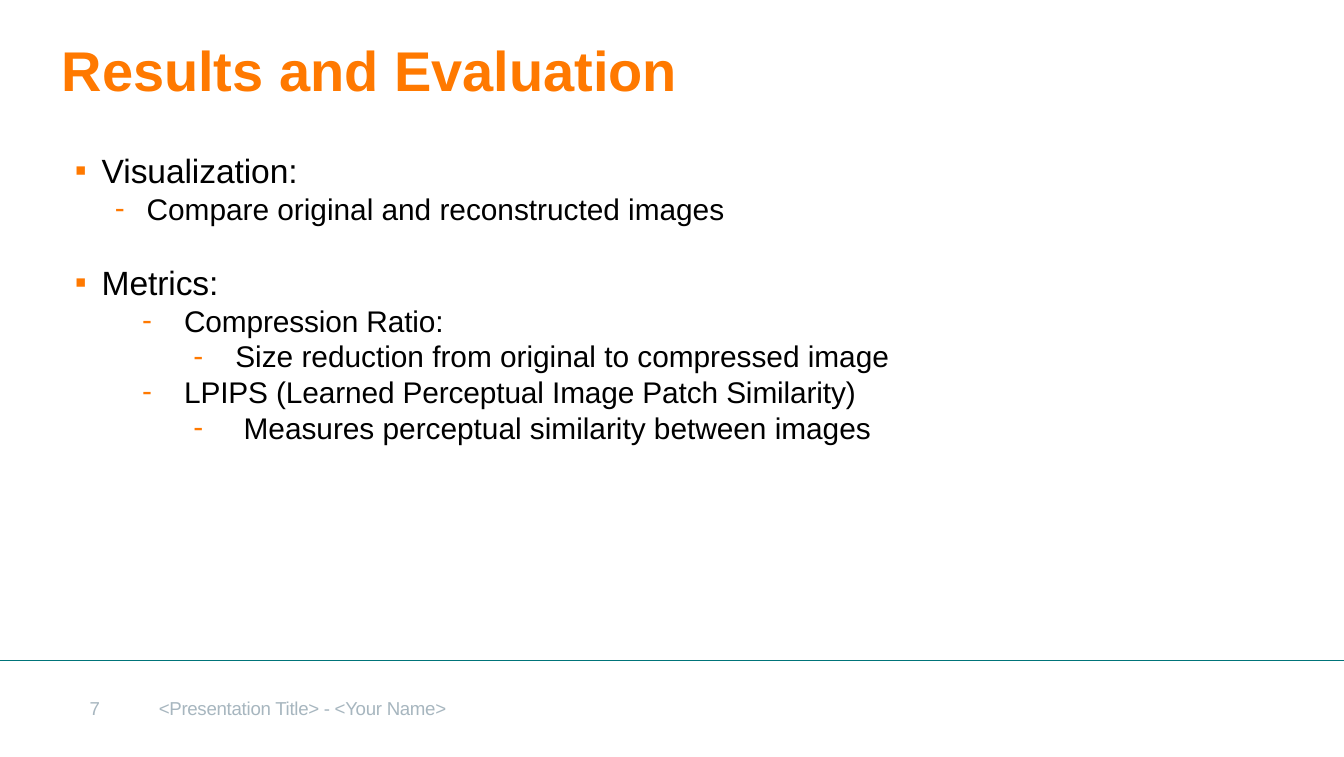
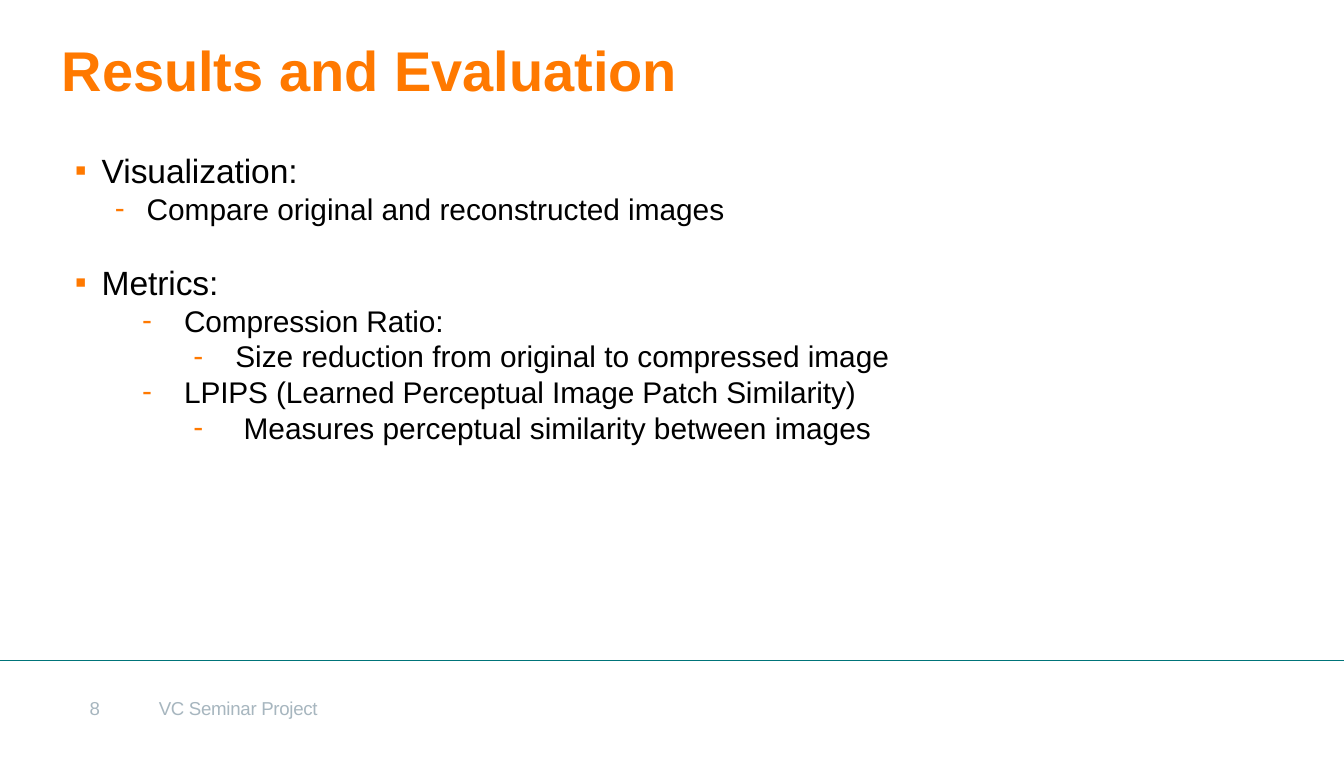
Before and after one commit to atifiqbal37/VC_Seminar_Project, a slide deck: slide 8 of VC_Seminar_Project_slides.pptx (slide 7 before the commit). Drawn at 1344x757 pixels with LibreOffice and Linux fonts; fonts in the diff are those of the drawing; background and template pictures are left out. Boxes give left, top, right and bottom in pixels: in the first picture for what was removed or moved away, otherwise in the second. Text is boxed around its words. In the diff, an @@ line names an element or a change of style, - is before the commit and + after.

```diff
--- a/VC_Seminar_Project_slides.pptx
+++ b/VC_Seminar_Project_slides.pptx
@@ page number at box(90, 702, 100, 715): text changed @@
-7
+8
@@ text at box(159, 701, 317, 719): text changed @@
-<Presentation Title> - <Your Name>
+VC Seminar Project
```
Also in this commit, not shown: 6 other slides changed, 3 slides added, 1 other file.
